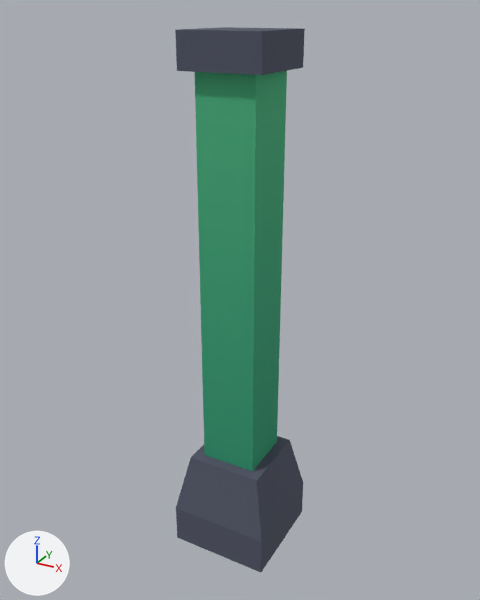
The glTF model kenney/city-kit-roads/bridge-pillar.glb: old version first, new version second.
Rendered twice from a 50 mm camera at (0.272, -0.498, 0.515) aimed at (-0.004, 0.005, 0.264). The lights are fixed; the arrows at lower left show +X, +Y and +Z. The older version comes first. Vertices at exactly the same position are counted once.

In view in the first picture: 'bridge-pillar'.
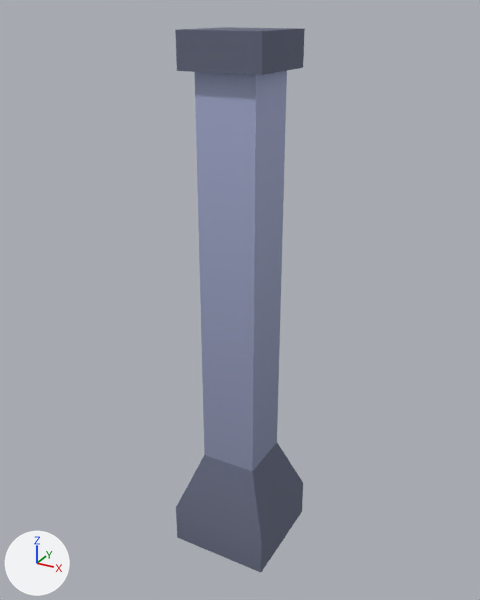
Diff of the bpy script that builds the scene:
```diff
--- a/kenney/city-kit-roads/bridge-pillar.glb.py
+++ b/kenney/city-kit-roads/bridge-pillar.glb.py
@@ me_bridge_pillar @@
 # used by ob_bridge_pillar; location = (0.0, 0.0, 0.0)
-me_bridge_pillar.from_pydata(...)  # 28 vertices, 40 faces; spans x -0.05..0.05, y -0.05..0.05, z 0.0..0.5
+me_bridge_pillar.from_pydata(...)  # 24 vertices, 38 faces; spans x -0.05..0.05, y -0.05..0.05, z 0.0..0.5
+# me_bridge_pillar part 1
+# 4 vertices are removed from x -0.038..0.038, y -0.038..0.038, z 0.1
+# 10 faces are deleted
+# 8 new faces join them
+# me_bridge_pillar part 2: 30 kept faces spanning x -0.05..0.05, y -0.05..0.05, z 0.0..0.5 get new texture (UV) coordinates
 me_bridge_pillar.materials.append(mat_colormap)
```

What differs and where, as boxes (x1, y1, x2, y2) in the pictures (480 x 600 px; the box of a moved part takes in the faces that stretch with it):
part 1 of me_bridge_pillar, moved or reshaped: before (176, 436, 303, 542); after (176, 443, 303, 542)
part 2 of me_bridge_pillar, surface changed (green to blue): (175, 27, 305, 572) in both
